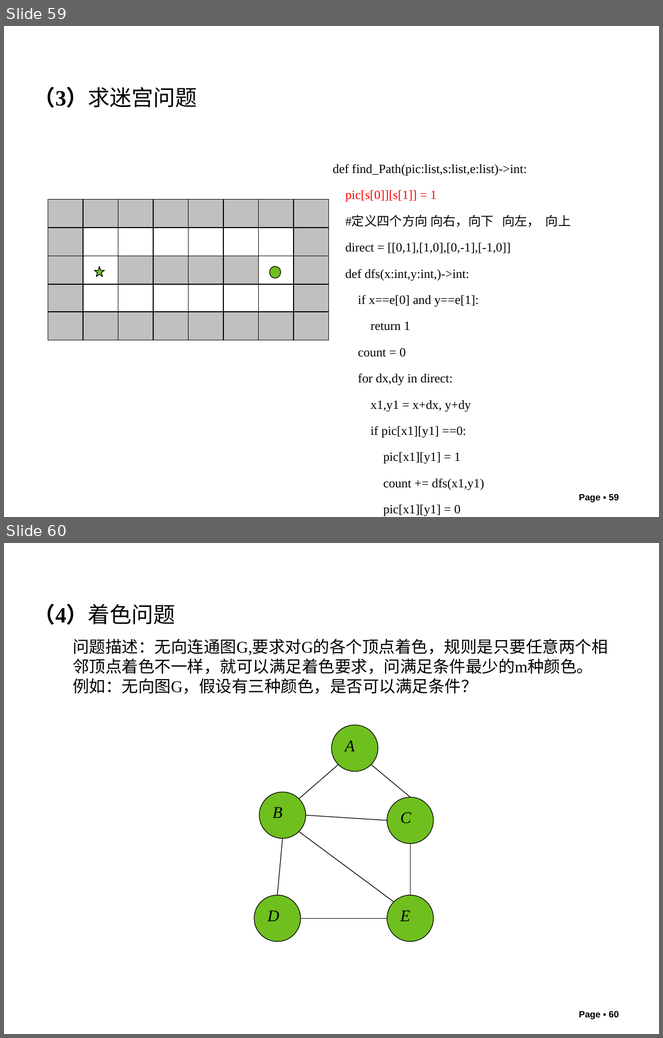
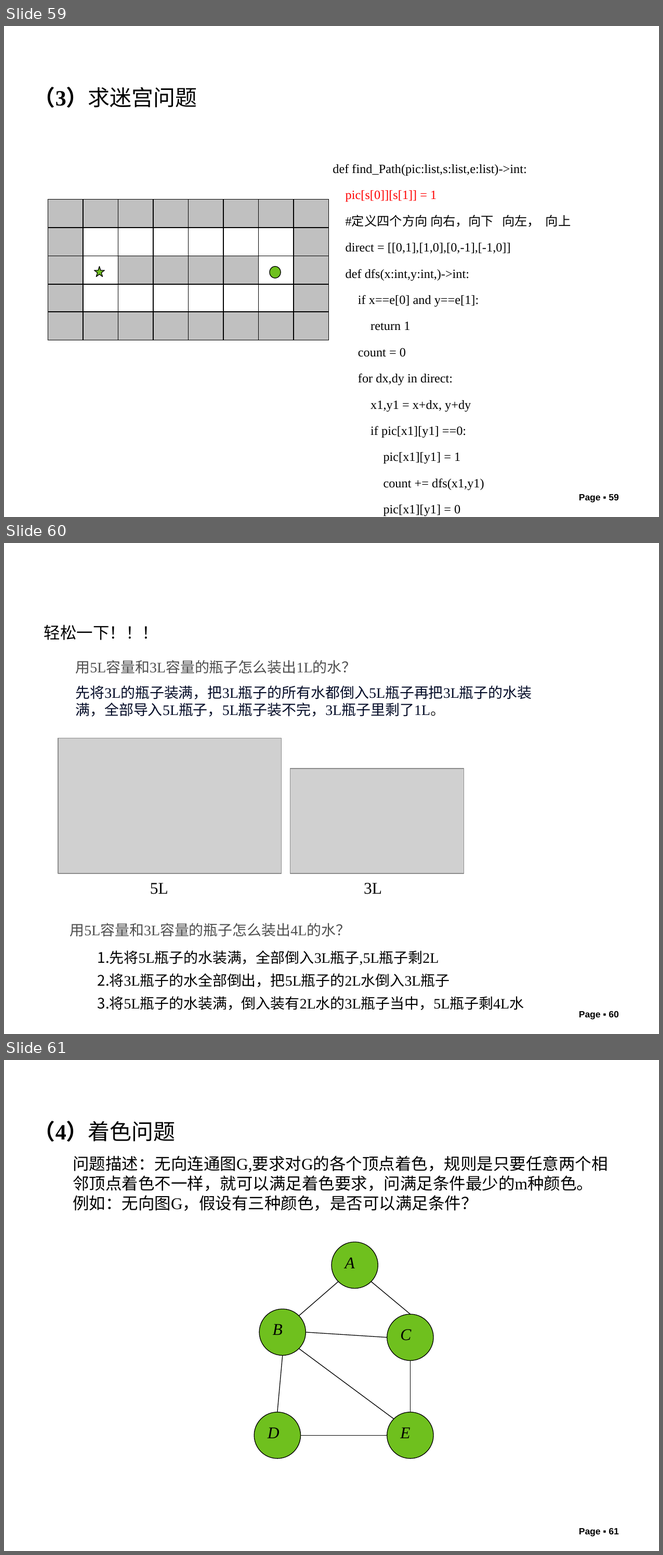
Before and after one commit to liutongling/DP, a slide deck: file/第6章 回朔法.pptx. Shown one above the other, each under a label of ours: slides 59 and 60 before the commit, slides 59, 60 and 61 after it. The pictures are 663x1038 and 663x1555 pixels, drawn with LibreOffice and Linux fonts; fonts in the diff are those of the drawing; grey boxes stand for pictures; background and template pictures are left out. Boxes give left, top, right and bottom in pixels: in the first picture for what was removed or moved away, otherwise in the second. Text is boxed around its words. In the diff, an @@ line names an element or a change of style, - is before the commit and + after.

Commit message:
完成第六章和第七章内容

```diff
--- a/file/第6章 回朔法.pptx
+++ b/file/第6章 回朔法.pptx
@@ slide 60 added at (4, 543, 659, 1034), background #FFFFFF @@
@@ text added at (44, 625, 158, 640), 18 pt, text #000000 @@
+轻松一下！！！
@@ text added at (76, 660, 357, 674), 16 pt, text #4F4F4F @@
+用5L容量和3L容量的瓶子怎么装出1L的水？
@@ text added at (76, 685, 532, 717), 16 pt, text #040C28 @@
+先将3L的瓶子装满，把3L瓶子的所有水都倒入5L瓶子再把3L瓶子的水装满，全部导入5L瓶子，5L瓶子装不完，3L瓶子里剩了1L。
@@ picture added at (59, 738, 282, 874) @@
@@ picture added at (291, 768, 464, 873) @@
@@ text added at (150, 883, 382, 895), 18 pt, text #000000 @@
+5L 3L
@@ text added at (70, 923, 350, 937), 16 pt, text #4F4F4F @@
+用5L容量和3L容量的瓶子怎么装出4L的水？
@@ text added at (98, 951, 525, 1010), 16 pt, text #000000 @@
+1. 先将5L瓶子的水装满，全部倒入3L瓶子,5L瓶子剩2L
+2. 将3L瓶子的水全部倒出，把5L瓶子的2L水倒入3L瓶子
+3. 将5L瓶子的水装满，倒入装有2L水的3L瓶子当中，5L瓶子剩4L水
@@ page number added at (579, 1012, 619, 1020), 10 pt, text #000000, bold @@
+Page ▪ 60
@@ what was slide 60 is now slide 61 @@
@@ page number at (579, 1528, 619, 1537): text changed @@
-Page ▪ 60
+Page ▪ 61
```
